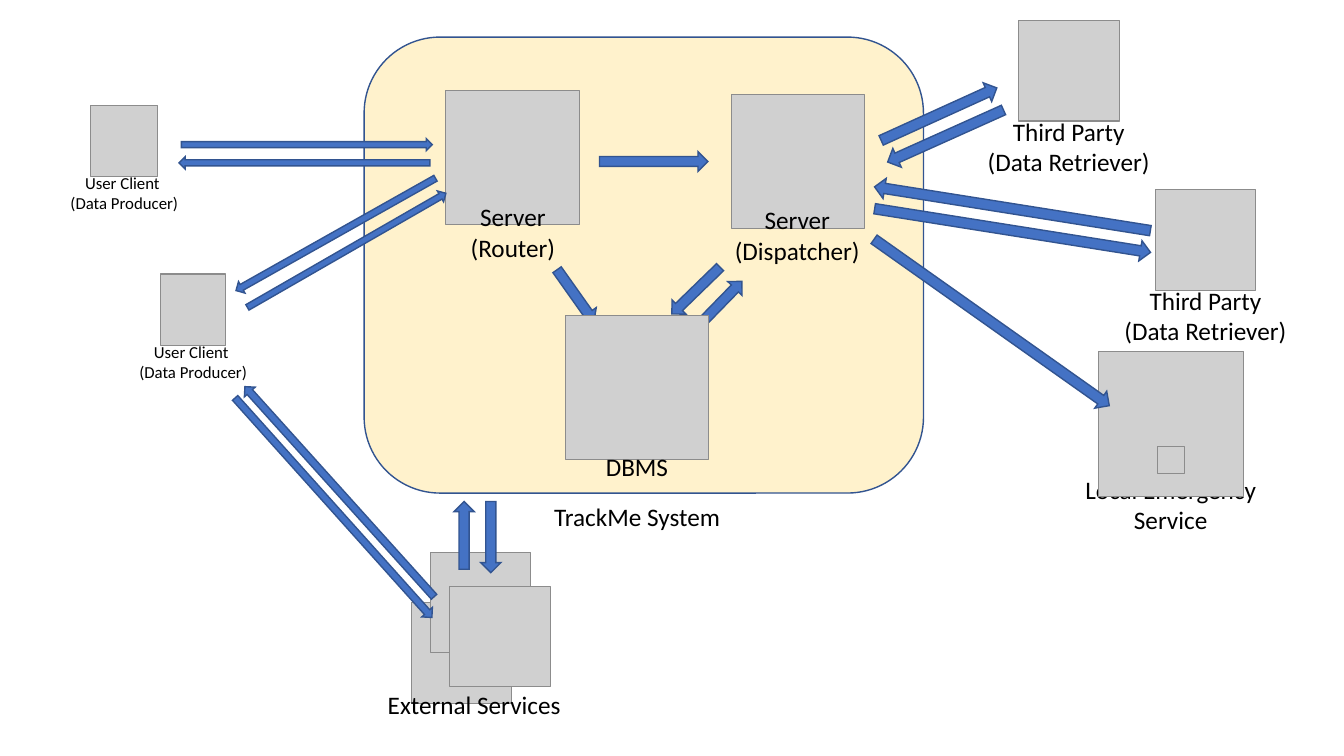
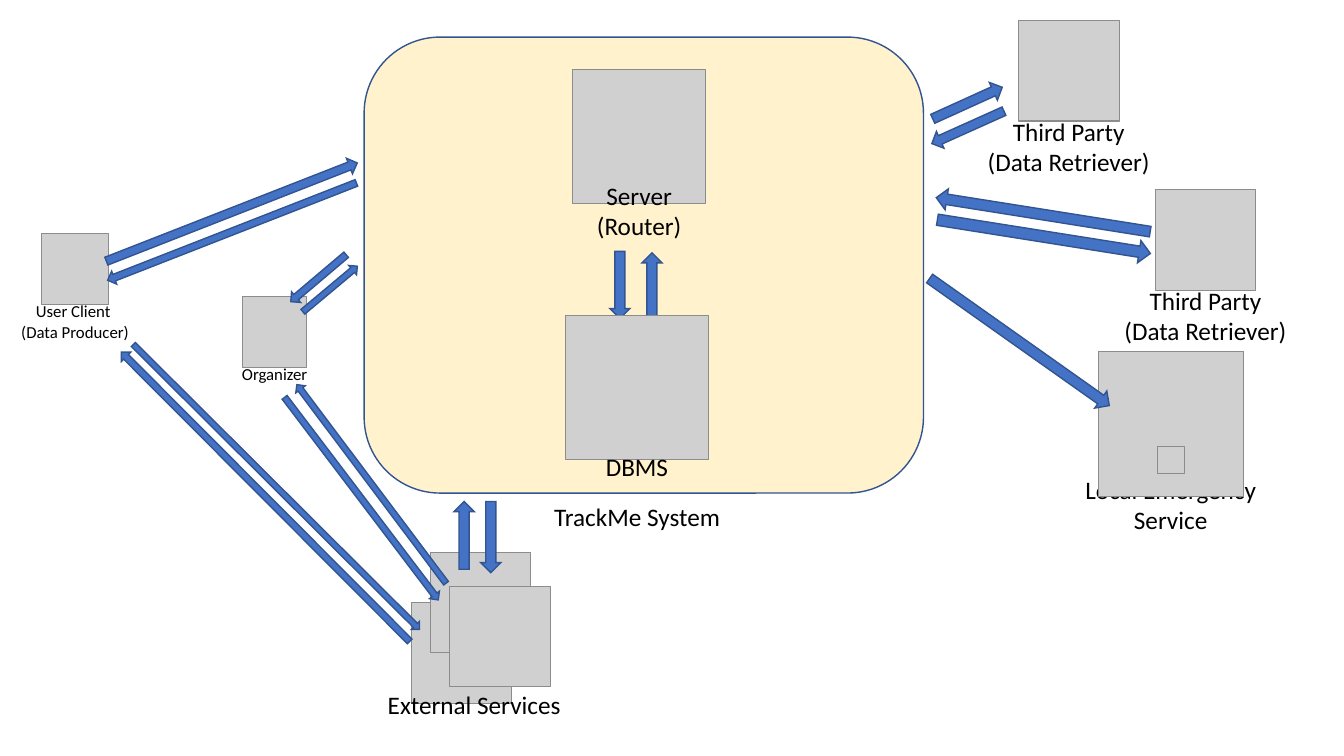
Before and after one commit to gianmarco27/Poggi-Stagliano-Stucchi, a slide deck: slide 1 of DD/ArchitectureDiagrams/ArchitectureDiagram.pptx. Drawn at 1344x756 pixels with LibreOffice and Linux fonts; fonts in the diff are those of the drawing; grey boxes stand for pictures. Boxes give left, top, right and bottom in pixels: in the first picture for what was removed or moved away, otherwise in the second. Text is boxed around its words. In the diff, an @@ line names an element or a change of style, - is before the commit and + after.

```diff
--- a/DD/ArchitectureDiagrams/ArchitectureDiagram.pptx
+++ b/DD/ArchitectureDiagrams/ArchitectureDiagram.pptx
@@ picture: place and size @@
-picture at box(446, 91, 579, 224)
+picture at box(573, 70, 706, 203)
@@ right arrow: place and size @@
-right arrow at box(878, 79, 1002, 149)
+right arrow at box(929, 79, 1007, 128)
@@ picture removed at box(732, 95, 865, 228) @@
@@ right arrow: place and size @@
-right arrow at box(884, 101, 1008, 171)
+right arrow at box(928, 103, 1008, 151)
@@ right arrow at box(103, 155, 360, 269): rotation 0 to 338 degrees @@
@@ right arrow at box(105, 177, 359, 287): rotation 180 to 158 degrees @@
@@ text "Server": place and size @@
-text "Server" at box(471, 209, 555, 261)
+text "Server" at box(597, 188, 681, 239)
@@ right arrow removed at box(600, 151, 709, 171) @@
@@ right arrow: place and size @@
-right arrow at box(873, 177, 1152, 241)
+right arrow at box(935, 187, 1153, 242)
@@ right arrow: place and size @@
-right arrow at box(873, 199, 1152, 263)
+right arrow at box(936, 209, 1153, 265)
@@ picture: place and size @@
-picture at box(91, 105, 157, 175)
+picture at box(41, 234, 108, 304)
@@ text removed at box(735, 212, 860, 264) @@
-Server
-(Dispatcher)
@@ right arrow at box(286, 249, 351, 307): rotation 150 to 139 degrees @@
@@ right arrow at box(299, 262, 361, 317): rotation 330 to 320 degrees @@
@@ right arrow removed at box(549, 264, 602, 327) @@
@@ right arrow at box(610, 252, 631, 319): rotation 135 to 90 degrees @@
@@ right arrow at box(642, 253, 662, 320): rotation 314 to 270 degrees @@
@@ text "User Client (Data Producer)": place and size @@
-text "User Client (Data Producer)" at box(70, 175, 178, 211)
+text "User Client (Data Producer)" at box(21, 304, 129, 340)
@@ picture: place and size @@
-picture at box(161, 274, 226, 346)
+picture at box(243, 296, 308, 368)
@@ right arrow: place and size @@
-right arrow at box(868, 231, 1116, 415)
+right arrow at box(924, 270, 1115, 414)
@@ right arrow added at box(117, 347, 414, 646), fill #4472C4, outline #325491 1 pt @@
@@ right arrow added at box(130, 340, 424, 633), fill #4472C4, outline #325491 1 pt @@
@@ text at box(242, 367, 307, 385): text changed @@
-User Client
-(Data Producer)
+Organizer
@@ right arrow at box(292, 381, 450, 587): rotation 228 to 233 degrees @@
@@ right arrow at box(280, 394, 444, 604): rotation 48 to 52 degrees @@
```
Also in this commit, not shown: 1 slide added, 4 other files.
